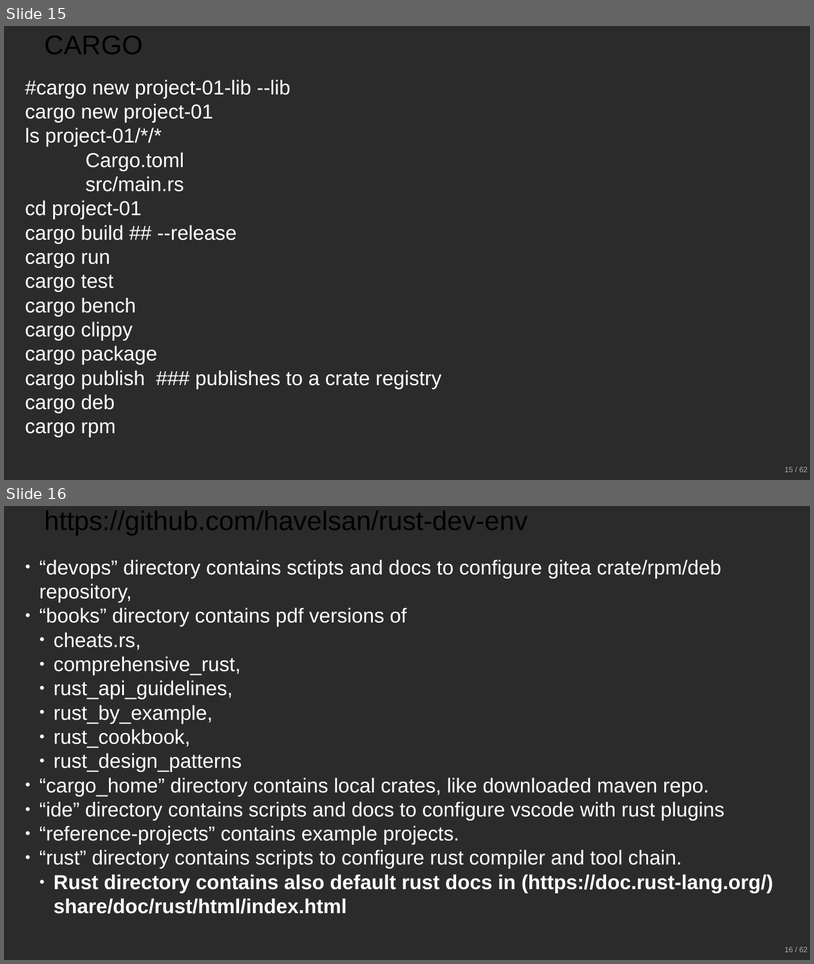
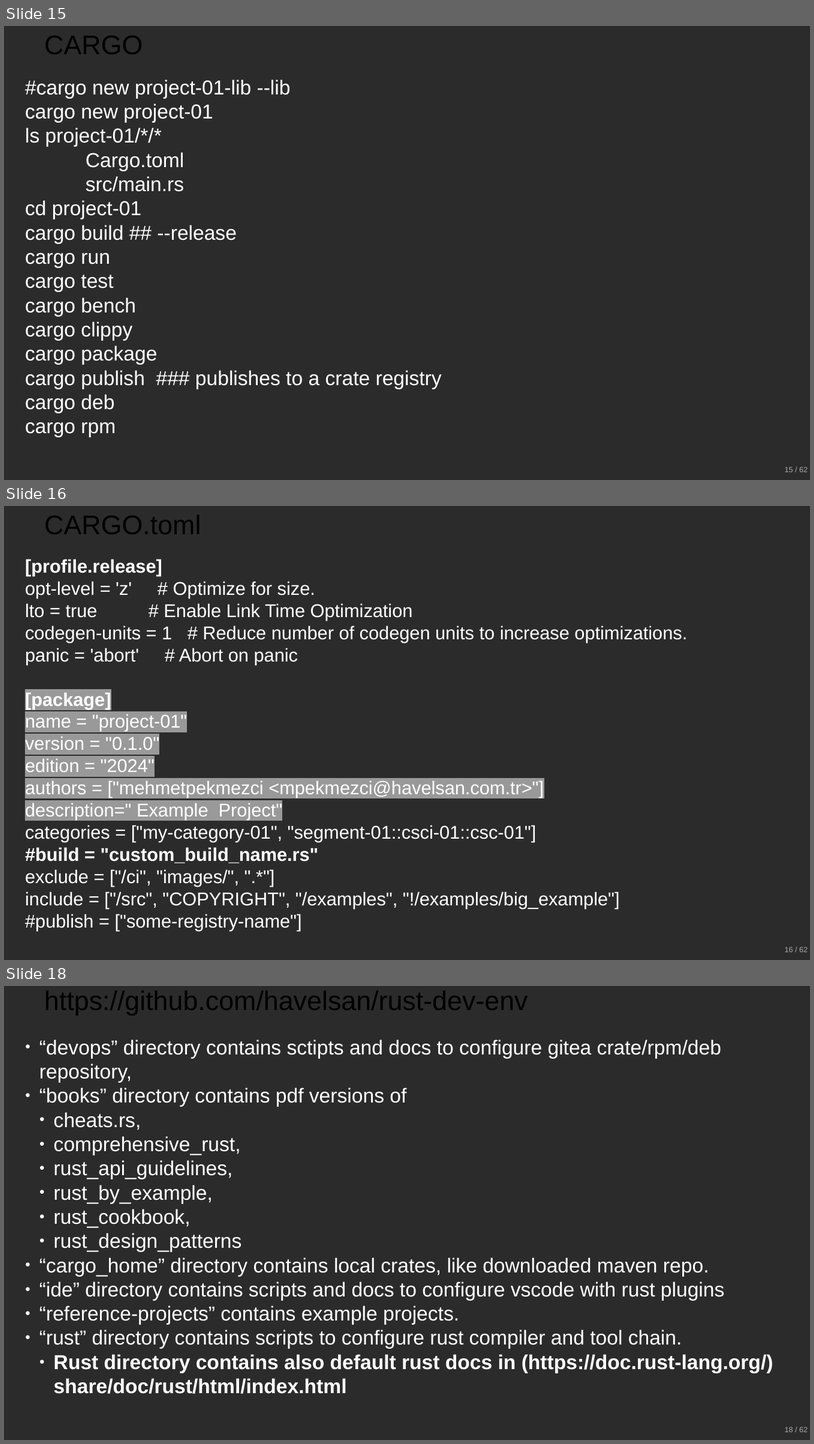
Before and after one commit to havelsan/rust-dev-env, a slide deck: rust-introduction.odp. Shown one above the other, each under a label of ours: slides 15 and 16 before the commit, slides 15, 16 and 18 after it; the slides between them are not shown. The pictures are 814x964 and 814x1444 pixels, drawn with LibreOffice and Linux fonts; fonts in the diff are those of the drawing; background and template pictures are left out; a plain dark background stands for a picture behind light text. Boxes give left, top, right and bottom in pixels: in the first picture for what was removed or moved away, otherwise in the second. Text is boxed around its words. In the diff, an @@ line names an element or a change of style, - is before the commit and + after.

```diff
--- a/rust-introduction.odp
+++ b/rust-introduction.odp
@@ slide 16 added at [4, 506, 810, 960], background picture (left out); not listed: 1 template element that a slide beside it also shows @@
@@ title added at [44, 515, 201, 534], 32 pt, text #000000 @@
+CARGO.toml
@@ text added at [25, 559, 687, 931], 22 pt, text #FFFFFF @@
+[profile.release]
+opt-level = 'z' # Optimize for size.
+lto = true # Enable Link Time Optimization
+codegen-units = 1 # Reduce number of codegen units to increase optimizations.
+panic = 'abort' # Abort on panic
+[package]
+name = "project-01"
+version = "0.1.0"
+edition = "2024"
+authors = ["mehmetpekmezci <mpekmezci@havelsan.com.tr>"]
+description=" Example Project"
+categories = ["my-category-01", "segment-01::csci-01::csc-01"]
+#build = "custom_build_name.rs"
+exclude = ["/ci", "images/", ".*"]
+include = ["/src", "COPYRIGHT", "/examples", "!/examples/big_example"]
+#publish = ["some-registry-name"]
@@ what was slide 16 is now slide 18 @@
```
Also in this commit, not shown: 2 slides changed, 1 other slide added.
